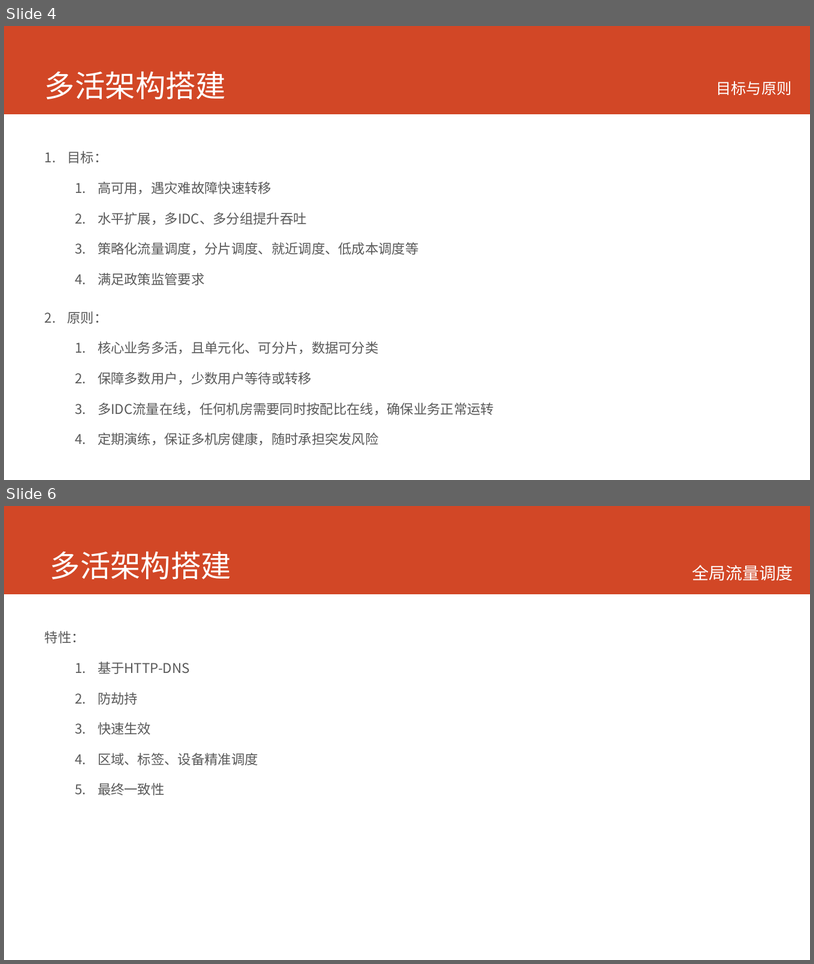
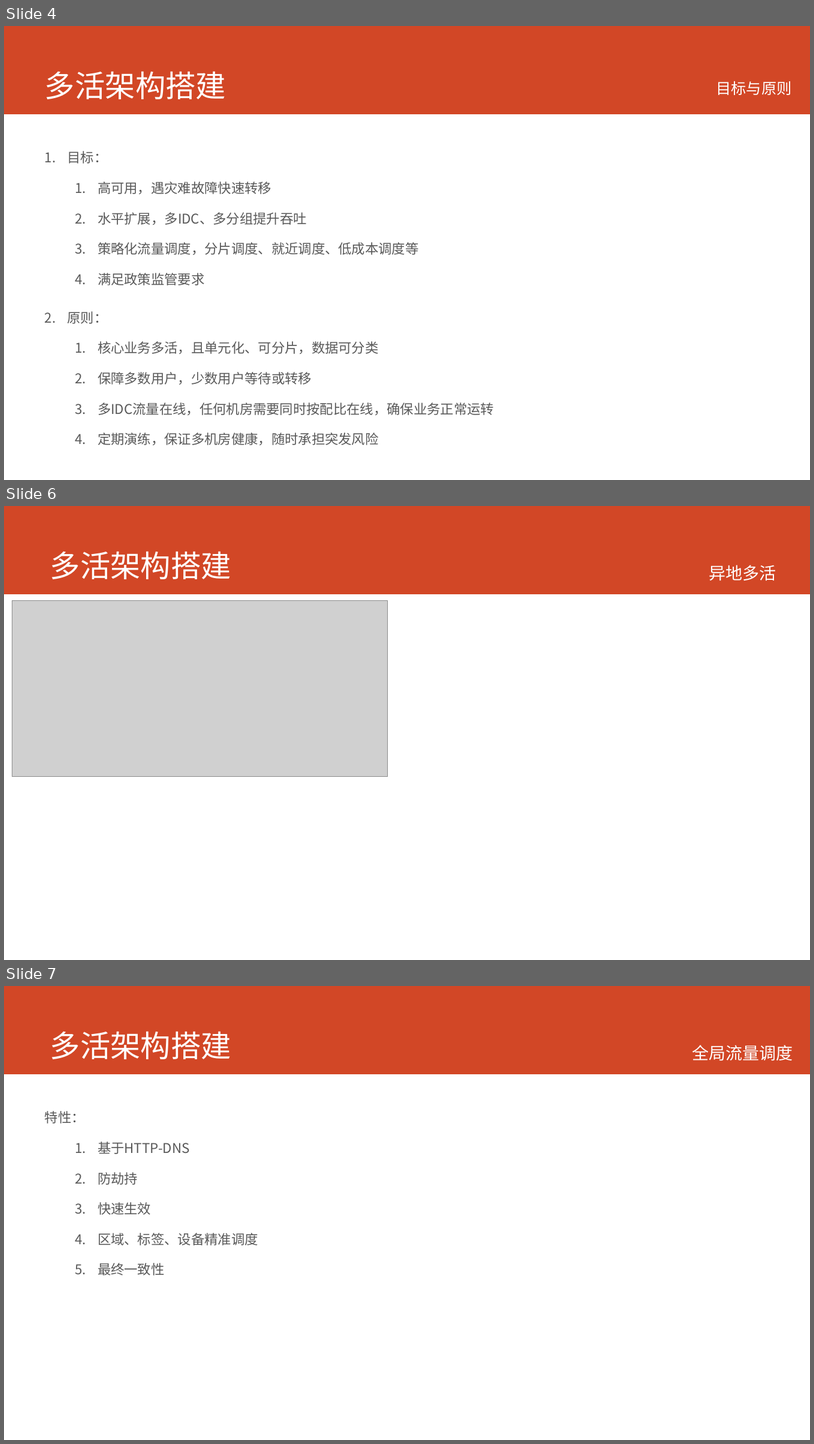
Before and after one commit to printfcoder/printfcoder, a slide deck: job/me/个人介绍.pptx. Shown one above the other, each under a label of ours: slides 4 and 6 before the commit, slides 4, 6 and 7 after it; the slides between them are not shown. The pictures are 814x964 and 814x1444 pixels, drawn with LibreOffice and Linux fonts; fonts in the diff are those of the drawing; grey boxes stand for pictures. Boxes give left, top, right and bottom in pixels: in the first picture for what was removed or moved away, otherwise in the second. Text is boxed around its words. In the diff, an @@ line names an element or a change of style, - is before the commit and + after.

```diff
--- a/job/me/个人介绍.pptx
+++ b/job/me/个人介绍.pptx
@@ slide 6 added at (x1=4, y1=506, x2=810, y2=960), background #FFFFFF; not listed: 1 template element that a slide beside it also shows @@
@@ title added at (x1=50, y1=551, x2=231, y2=579), 36 pt, text #FFFFFF @@
+多活架构搭建
@@ text added at (x1=709, y1=565, x2=776, y2=581), 20 pt, text #FFFFFF @@
+异地多活
@@ picture added at (x1=12, y1=600, x2=387, y2=776) @@
@@ what was slide 6 is now slide 7 @@
```
Also in this commit, not shown: 2 slides changed, 4 other slides added, 2 other files.
